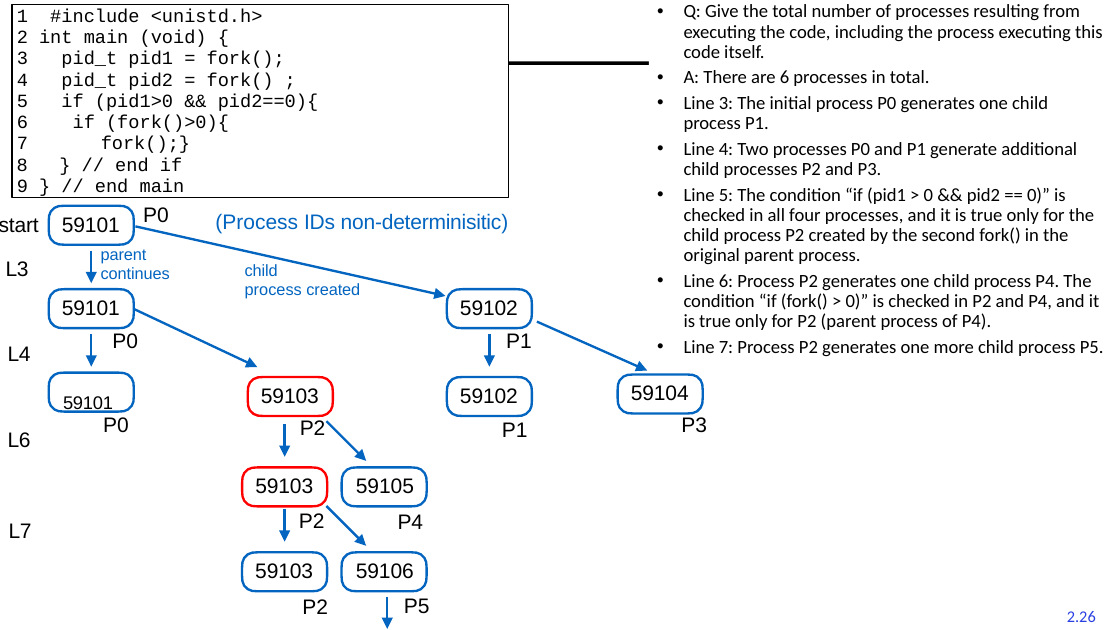
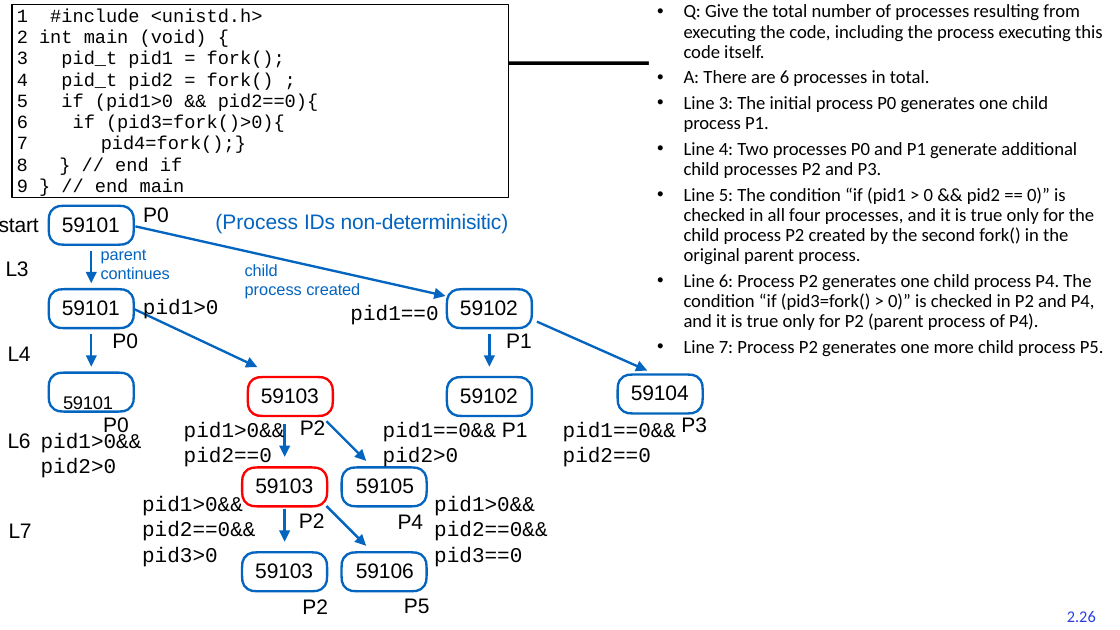
Before and after one commit to guhofstra/CSC256Fa25, a slide deck: slide 26 of PPTs/L2-Processes Threads.pptx. Drawn at 1120x630 pixels with LibreOffice and Linux fonts; fonts in the diff are those of the drawing. Boxes give left, top, right and bottom in pixels: in the first picture for what was removed or moved away, otherwise in the second. Text is boxed around its words. In the diff, an @@ line names an element or a change of style, - is before the commit and + after.

```diff
--- a/PPTs/L2-Processes Threads.pptx
+++ b/PPTs/L2-Processes Threads.pptx
@@ text in rectangle at (17,115,285,153): text changed @@
-6 if (fork()>0){
-7 fork();}
+6 if (pid3=fork()>0){
+7 pid4=fork();}
@@ text added at (143,299,219,321), 18 pt, text #000000 @@
+pid1>0
@@ text at (684,274,1095,330): text changed @@
-• Line 6: Process P2 generates one child process P4. The condition “if (fork() > 0)” is checked in P2 and P4, and it is true only for P2 (parent process of P4).
+• Line 6: Process P2 generates one child process P4. The condition “if (pid3=fork() > 0)” is checked in P2 and P4, and it is true only for P2 (parent process of P4).
@@ text added at (350,305,438,325), 18 pt, text #000000 @@
+pid1==0
@@ text added at (41,433,142,478), 18 pt, text #000000 @@
+pid1>0&& pid2>0
@@ text added at (184,422,285,469), 18 pt, text #000000 @@
+pid1>0&& pid2==0
@@ text added at (383,422,496,469), 18 pt, text #000000 @@
+pid1==0&& pid2>0
@@ text added at (563,422,676,467), 18 pt, text #000000 @@
+pid1==0&& pid2==0
@@ text added at (142,496,255,567), 18 pt, text #000000 @@
+pid1>0&& pid2==0&&
+pid3>0
@@ text added at (434,496,547,567), 18 pt, text #000000 @@
+pid1>0&& pid2==0&&
+pid3==0
@@ freeform shape removed at (387,597,387,618) @@
@@ freeform shape removed at (381,618,392,628) @@
```
Also in this commit, not shown: 8 other slides changed, 1 slide removed, 2 other files.
